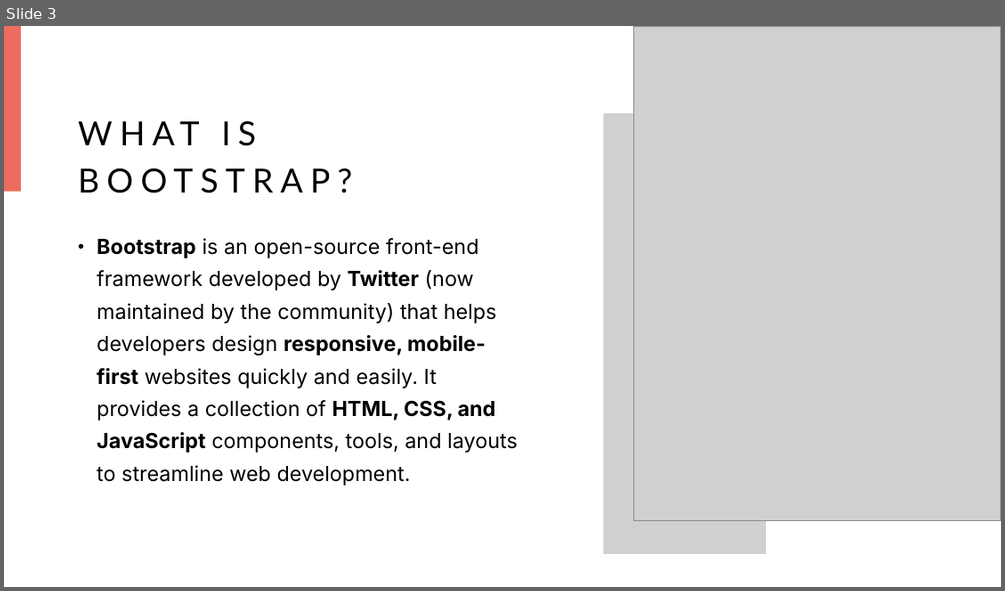
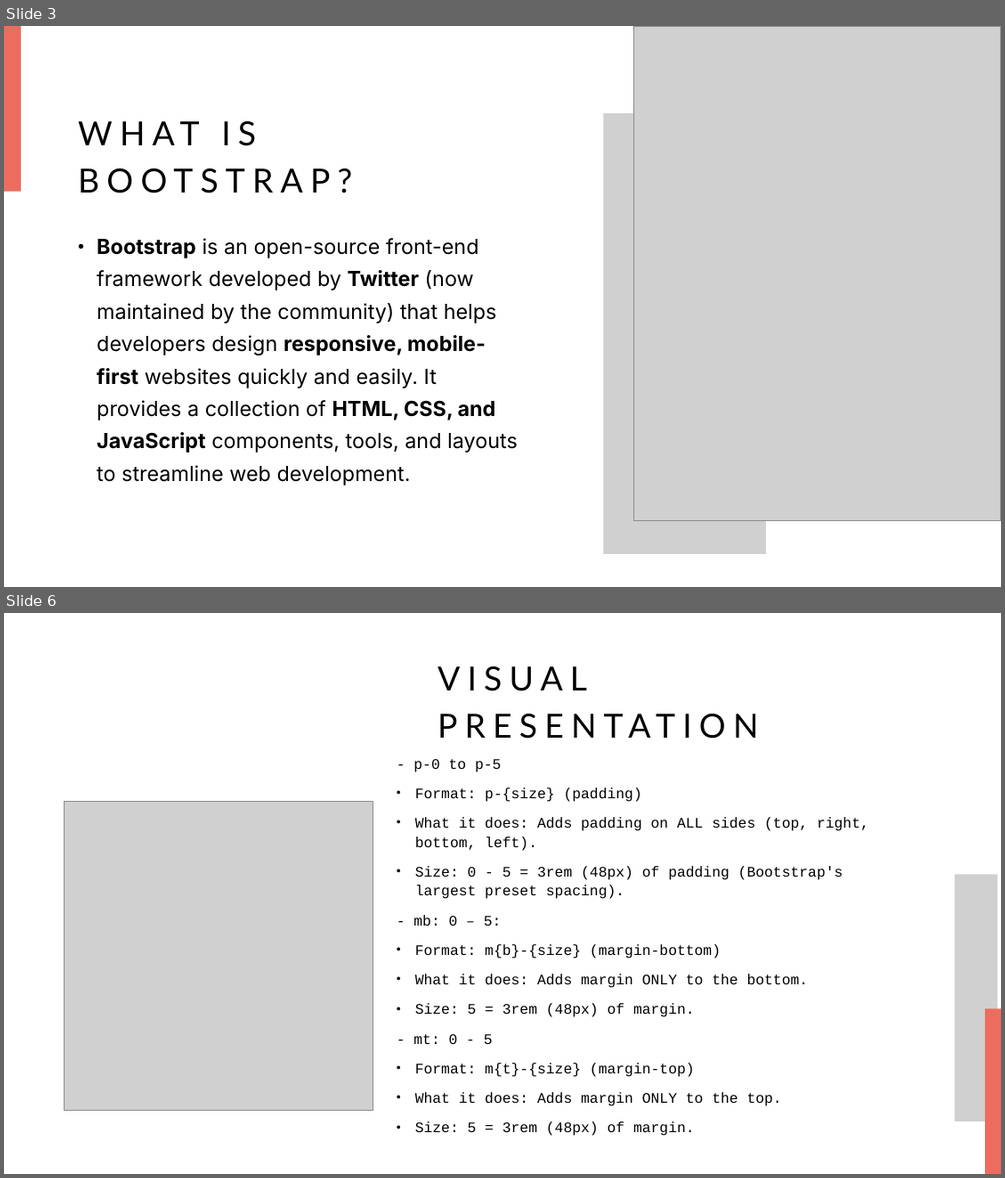
Before and after one commit to BJcheng935/WDC_Bootstrap, a slide deck: Basic Bootstrap.pptx. Shown one above the other, each under a label of ours: slide 3 before the commit, slides 3 and 6 after it; the slides between them are not shown. The pictures are 1005x591 and 1005x1178 pixels, drawn with LibreOffice and Linux fonts; fonts in the diff are those of the drawing; grey boxes stand for pictures; background and template pictures are left out. Boxes give left, top, right and bottom in pixels: in the first picture for what was removed or moved away, otherwise in the second. Text is boxed around its words. In the diff, an @@ line names an element or a change of style, - is before the commit and + after.

Commit message:
Update Basic Bootstrap presentation

```diff
--- a/Basic Bootstrap.pptx
+++ b/Basic Bootstrap.pptx
@@ slide 6 added at [4,613,1001,1174], background #FFFFFF; not listed: 1 template element that a slide beside it also shows @@
@@ rectangle added at [4,613,1001,1174], fill #FFFFFF @@
@@ title added at [437,666,587,691], 32 pt, text #000000 @@
+VISUAL PRESENTATION
@@ text added at [413,759,869,1135], 14 pt, text #000000 @@
+- p-0 to p-5
+• Format: p-{size} (padding)
+• What it does: Adds padding on ALL sides (top, right, bottom, left).
+• Size: 0 - 5 = 3rem (48px) of padding (Bootstrap's largest preset spacing).
+- mb: 0 – 5:
+• Format: m{b}-{size} (margin-bottom)
+• What it does: Adds margin ONLY to the bottom.
+• Size: 5 = 3rem (48px) of margin.
+- mt: 0 - 5
+• Format: m{t}-{size} (margin-top)
+• What it does: Adds margin ONLY to the top.
+• Size: 5 = 3rem (48px) of margin.
@@ picture added at [64,802,372,1111] @@
@@ picture added at [955,874,998,1121] @@
@@ rectangle added at [985,1008,1001,1174], fill #EC6D60 @@
```
Also in this commit, not shown: 1 other slide added.
